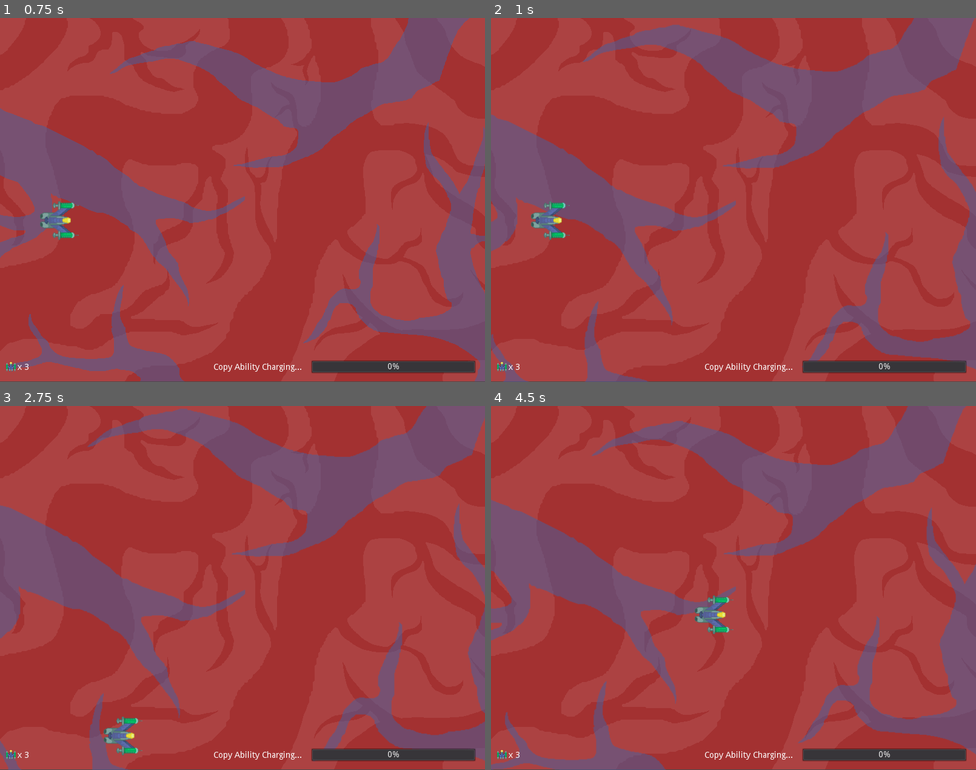
Above: before the commit, frames 1-4 (two rows, left to right).
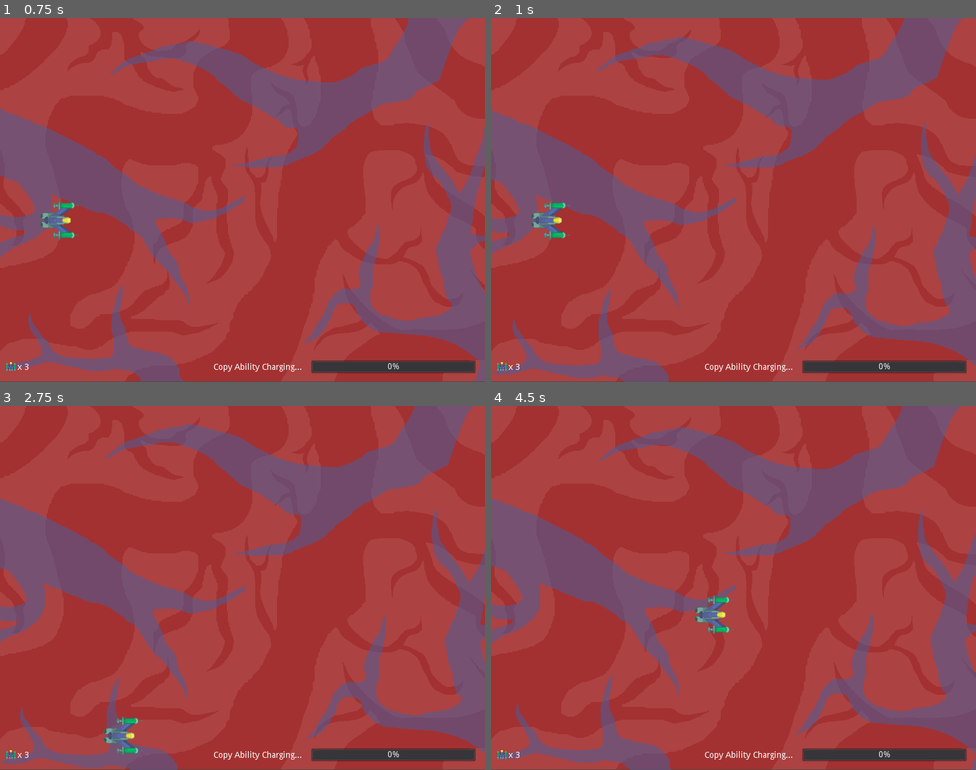
Above: after the commit, the same moments.

Repository: Yerdun/Pathogen
Game: Godot game, scene res://Assets/Scenes/Test Scenes/Title.tscn
Two runs of this game, one before a commit and one after it. Both use one fixed random seed, a clock stepped at 60 frames per second and the inputs below. Sound files missing from this copy of the repository are replaced by a short silence.
Inputs (mouse positions are in pixels of both pictures, inside the frame that each line leads up to):
- Up to frame 1 (0.75 s): click "Play" at 0.5 s
- Up to frame 2 (1 s): no input
- Up to frame 3 (2.75 s): move the mouse to (349, 569) at 1.27 s; hold Right (ui_right) 1.28-2.03 s; hold Shift (control_focus) 1.28-2.03 s; move the mouse to (145, 606) at 2.02 s; hold Down (ui_down) from 2.03 s (still down); tap B (copy) at 2.1 s
- Up to frame 4 (4.5 s): move the mouse to (782, 507) at 2.77 s; release Down (ui_down) at 2.78 s; hold Right (ui_right) 2.78-3.53 s; hold Space (shoot) 2.78-3.53 s; move the mouse to (709, 660) at 3.52 s; hold Up (ui_up) 3.53-4.28 s; tap Shift (control_focus) at 3.6 s; move the mouse to (879, 642) at 4.27 s; hold Left (ui_left) from 4.28 s (still down); hold B (copy) from 4.28 s (still down)

Frame 1 is identical in both runs. In frame 2, 15% of the frame differs, in the area x 0-100%, y 0-100%; in frame 3, 17%; in frame 4, 9.6%.

Commit message:
Made new demo based on Miguel-branch Six waves comprised of two enemies Mostly finalised UI Change from branch: Background modified to be less distracting (scaled down to 0.25x)

Diff:
--- a/Assets/Scenes/Background/BG.tscn
+++ b/Assets/Scenes/Background/BG.tscn
@@ -17,7 +17,7 @@
 "times": PoolRealArray( 0.3, 0.5, 0.7 ),
 "transitions": PoolRealArray( 1, 1, 1 ),
 "update": 0,
-"values": [ Vector2( 1, 1 ), Vector2( 1.2, 1.2 ), Vector2( 1, 1 ) ]
+"values": [ Vector2( 1, 1 ), Vector2( 1.05, 1.05 ), Vector2( 1, 1 ) ]
 }
 tracks/1/type = "value"
 tracks/1/path = NodePath("TextureRect:rect_position")
@@ -29,7 +29,7 @@
 "times": PoolRealArray( 0.3, 0.5, 0.7 ),
 "transitions": PoolRealArray( 1, 1, 1 ),
 "update": 0,
-"values": [ Vector2( 0, 0 ), Vector2( -110.875, -47.9458 ), Vector2( 0, 0 ) ]
+"values": [ Vector2( 0, 0 ), Vector2( -27, -12 ), Vector2( 0, 0 ) ]
 }
 tracks/2/type = "value"
 tracks/2/path = NodePath("TextureRect2:rect_position")
@@ -41,7 +41,7 @@
 "times": PoolRealArray( 0.5, 0.7, 0.9 ),
 "transitions": PoolRealArray( 1, 1, 1 ),
 "update": 0,
-"values": [ Vector2( 0, 0 ), Vector2( -115.37, -61.4306 ), Vector2( 0, 0 ) ]
+"values": [ Vector2( 0, 0 ), Vector2( -28, -15 ), Vector2( 0, 0 ) ]
 }
 tracks/3/type = "value"
 tracks/3/path = NodePath("TextureRect2:rect_scale")
@@ -53,7 +53,7 @@
 "times": PoolRealArray( 0.5, 0.7, 0.9 ),
 "transitions": PoolRealArray( 1, 1, 1 ),
 "update": 0,
-"values": [ Vector2( 1, 1 ), Vector2( 1.2, 1.2 ), Vector2( 1, 1 ) ]
+"values": [ Vector2( 1, 1 ), Vector2( 1.05, 1.05 ), Vector2( 1, 1 ) ]
 }
 
 [sub_resource type="Animation" id=2]
@@ -121,7 +121,7 @@
 "times": PoolRealArray( 0.3, 0.4, 0.5 ),
 "transitions": PoolRealArray( 1, 1, 1 ),
 "update": 0,
-"values": [ Vector2( 1, 1 ), Vector2( 1.2, 1.2 ), Vector2( 1, 1 ) ]
+"values": [ Vector2( 1, 1 ), Vector2( 1.05, 1.05 ), Vector2( 1, 1 ) ]
 }
 tracks/1/type = "value"
 tracks/1/path = NodePath("TextureRect:rect_position")
@@ -133,7 +133,7 @@
 "times": PoolRealArray( 0.3, 0.4, 0.5 ),
 "transitions": PoolRealArray( 1, 1, 1 ),
 "update": 0,
-"values": [ Vector2( 0, 0 ), Vector2( -110.875, -47.9458 ), Vector2( 0, 0 ) ]
+"values": [ Vector2( 0, 0 ), Vector2( -27, -12 ), Vector2( 0, 0 ) ]
 }
 tracks/2/type = "value"
 tracks/2/path = NodePath("TextureRect2:rect_position")
@@ -145,7 +145,7 @@
 "times": PoolRealArray( 0.6, 0.7, 0.8 ),
 "transitions": PoolRealArray( 1, 1, 1 ),
 "update": 0,
-"values": [ Vector2( 0, 0 ), Vector2( -115.37, -61.4306 ), Vector2( 0, 0 ) ]
+"values": [ Vector2( 0, 0 ), Vector2( -28, -15 ), Vector2( 0, 0 ) ]
 }
 tracks/3/type = "value"
 tracks/3/path = NodePath("TextureRect2:rect_scale")
@@ -157,7 +157,7 @@
 "times": PoolRealArray( 0.6, 0.7, 0.8 ),
 "transitions": PoolRealArray( 1, 1, 1 ),
 "update": 0,
-"values": [ Vector2( 1, 1 ), Vector2( 1.2, 1.2 ), Vector2( 1, 1 ) ]
+"values": [ Vector2( 1, 1 ), Vector2( 1.05, 1.05 ), Vector2( 1, 1 ) ]
 }
 
 [node name="Control" type="Control"]
@@ -176,8 +176,11 @@
 texture = ExtResource( 3 )
 
 [node name="TextureRect2" type="TextureRect" parent="."]
-margin_right = 1024.0
-margin_bottom = 600.0
+margin_left = -28.0
+margin_top = -15.0
+margin_right = 996.0
+margin_bottom = 585.0
+rect_scale = Vector2( 1.2, 1.2 )
 texture = ExtResource( 4 )
 __meta__ = {
 "_edit_use_anchors_": false
